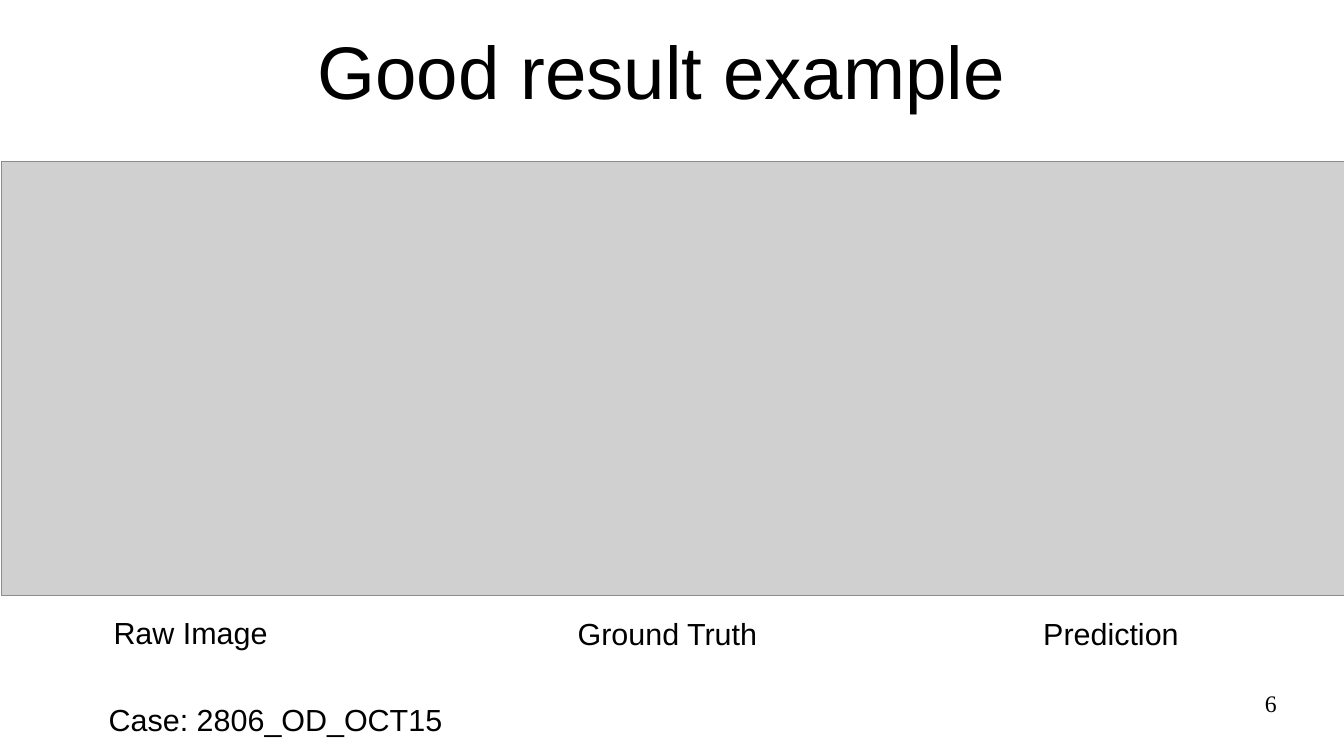
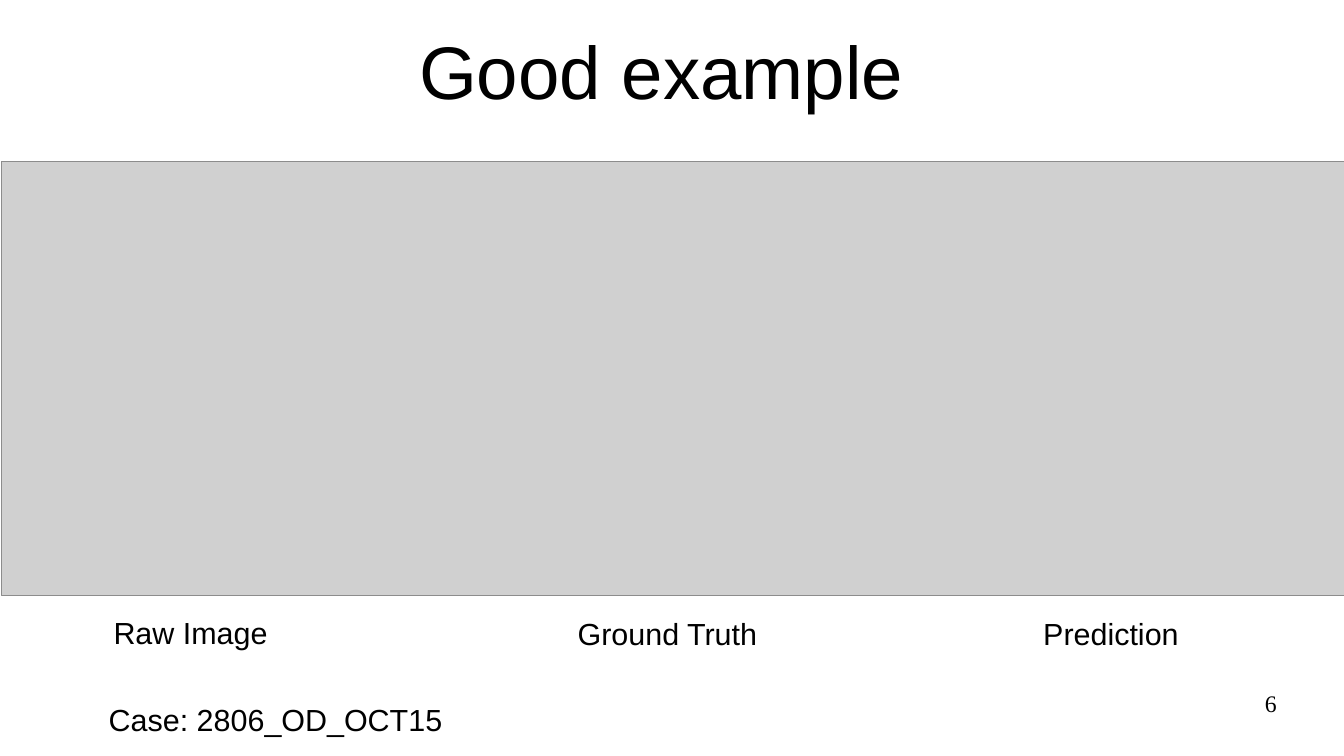
Before and after one commit to Hui-Xie/OvarianCancer, a slide deck: slide 6 of OCTMultiSurfaces/testConfig/expTongren_10Surfaces_allGoodBscans_20200512/10SurfaceExperementReport_20200529.odp. Drawn at 1344x756 pixels with LibreOffice and Linux fonts; fonts in the diff are those of the drawing; grey boxes stand for pictures. Boxes give left, top, right and bottom in pixels: in the first picture for what was removed or moved away, otherwise in the second. Text is boxed around its words. In the diff, an @@ line names an element or a change of style, - is before the commit and + after.

```diff
--- a/OCTMultiSurfaces/testConfig/expTongren_10Surfaces_allGoodBscans_20200512/10SurfaceExperementReport_20200529.odp
+++ b/OCTMultiSurfaces/testConfig/expTongren_10Surfaces_allGoodBscans_20200512/10SurfaceExperementReport_20200529.odp
@@ title at box(419, 45, 904, 113): text changed @@
-Good result example
+Good example
```
Also in this commit, not shown: 8 other slides changed, 2 slides added, 1 slide removed, 2 other files.
